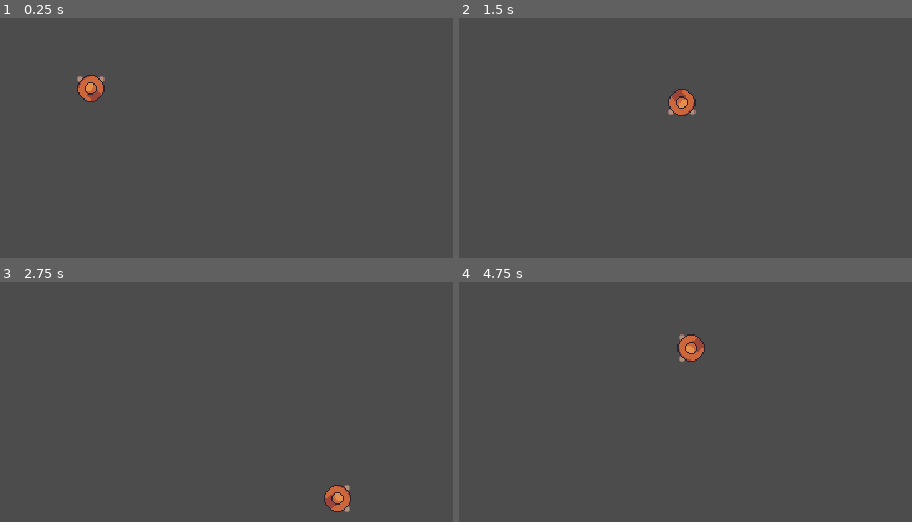
Above: before the commit, frames 1-4 (two rows, left to right).
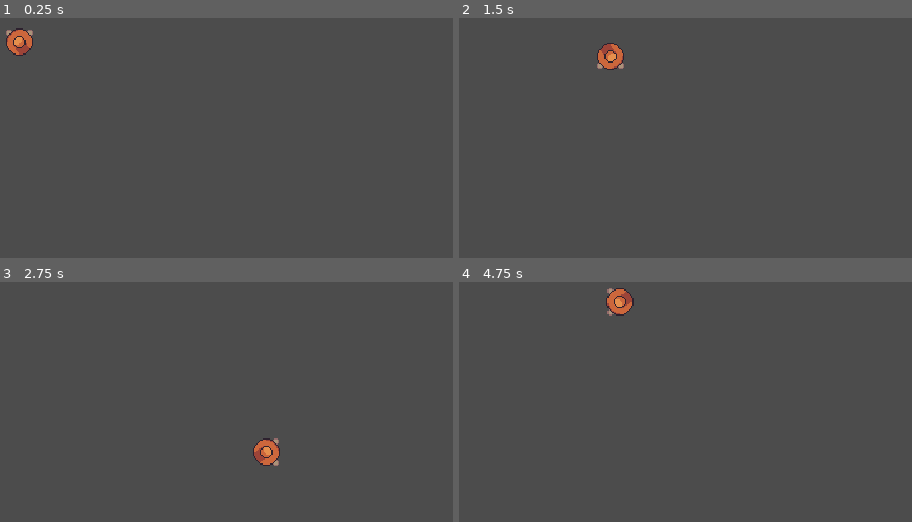
Above: after the commit, the same moments.

Repository: sanchez/into-the-deep
Game: Godot game, scene res://World.tscn
Two runs of this game, one before a commit and one after it. Both use one fixed random seed, a clock stepped at 60 frames per second and the inputs below.
Inputs:
- Up to frame 1 (0.25 s): no input
- Up to frame 2 (1.5 s): tap Enter at 0.5 s; hold Right (ui_right) 0.53-1.28 s; hold Down (ui_down) from 1.28 s (still down)
- Up to frame 3 (2.75 s): release Down (ui_down) at 2.03 s; hold Right (ui_right) from 2.03 s (still down)
- Up to frame 4 (4.75 s): release Right (ui_right) at 2.78 s; hold Up (ui_up) 2.78-3.53 s; hold Left (ui_left) from 3.53 s (still down)

The runs differ from the first frame. In frame 1, 1.1% of the frame differs, in the area x 1-24%, y 4-35%; in frame 2, 1.1%; in frame 3, 1.1%; in frame 4, 1.2%, in the area x 32-55%, y 2-34%.

Commit message:
Added in buffs and player health management

Diff:
--- a/World.tscn
+++ b/World.tscn
@@ -1,8 +1,7 @@
 [gd_scene load_steps=2 format=2]
 
-[ext_resource path="res://characters/BasePlayer.tscn" type="PackedScene" id=1]
+[ext_resource path="res://levels/Overworld.tscn" type="PackedScene" id=1]
 
 [node name="World" type="Node"]
 
-[node name="BasePlayer" parent="." instance=ExtResource( 1 )]
-position = Vector2( 111, 78 )
+[node name="Overworld" parent="." instance=ExtResource( 1 )]
--- a/characters/BasePlayer.tscn
+++ b/characters/BasePlayer.tscn
@@ -1,7 +1,8 @@
-[gd_scene load_steps=4 format=2]
+[gd_scene load_steps=5 format=2]
 
 [ext_resource path="res://characters/default.png" type="Texture" id=1]
 [ext_resource path="res://characters/BasePlayer.gd" type="Script" id=2]
+[ext_resource path="res://components/HealthStatus.tscn" type="PackedScene" id=3]
 
 [sub_resource type="RectangleShape2D" id=1]
 
@@ -13,3 +14,5 @@
 
 [node name="Sprite" type="Sprite" parent="."]
 texture = ExtResource( 1 )
+
+[node name="HealthStatus" parent="." instance=ExtResource( 3 )]
--- /dev/null
+++ b/components/Attack.tscn
@@ -0,0 +1,3 @@
+[gd_scene format=2]
+
+[node name="Attack" type="Node"]
--- /dev/null
+++ b/components/Buff.gd
@@ -0,0 +1,13 @@
+class_name Buff
+
+var key = "Base"
+var stack: int = 0
+
+func on_apply(health):
+	pass
+
+func on_damage(health):
+	pass
+
+func on_tick(health, delta: float):
+	pass
--- /dev/null
+++ b/components/Damage.gd
@@ -0,0 +1,4 @@
+class_name Damage
+
+var amount: float = 0
+var buffs: Array = []
--- /dev/null
+++ b/components/HealthStatus.gd
@@ -0,0 +1,29 @@
+extends Node
+class_name HealthStatus
+
+export (int) var MAX_HEALTH = 100
+
+var health: float = 0
+var applied_buffs = {}
+
+func _ready():
+	health = MAX_HEALTH
+
+func on_hit(damage: Damage):
+	var damage_amount = clamp(damage.amount, 0, MAX_HEALTH)
+	health -= damage_amount
+
+	for key in applied_buffs:
+		var buff = applied_buffs[key]
+		if buff is Buff:
+			buff.on_damage(self)
+
+	for x in damage.buffs:
+		if x is Buff:
+			x.on_apply(self)
+
+func _process(delta):
+	for key in applied_buffs:
+		var buff = applied_buffs[key]
+		if buff is Buff:
+			buff.on_tick(self, delta)
--- /dev/null
+++ b/components/HealthStatus.tscn
@@ -0,0 +1,6 @@
+[gd_scene load_steps=2 format=2]
+
+[ext_resource path="res://components/HealthStatus.gd" type="Script" id=1]
+
+[node name="HealthStatus" type="Node"]
+script = ExtResource( 1 )
--- /dev/null
+++ b/levels/Overworld.tscn
@@ -0,0 +1,8 @@
+[gd_scene load_steps=2 format=2]
+
+[ext_resource path="res://characters/BasePlayer.tscn" type="PackedScene" id=1]
+
+[node name="Overworld" type="Node"]
+
+[node name="BasePlayer" parent="." instance=ExtResource( 1 )]
+position = Vector2( 54, 41 )
--- a/project.godot
+++ b/project.godot
@@ -9,13 +9,31 @@
 config_version=4
 
 _global_script_classes=[ {
+"base": "Reference",
+"class": "Buff",
+"language": "GDScript",
+"path": "res://components/Buff.gd"
+}, {
+"base": "Reference",
+"class": "Damage",
+"language": "GDScript",
+"path": "res://components/Damage.gd"
+}, {
 "base": "KinematicBody2D",
 "class": "Enemy",
 "language": "GDScript",
 "path": "res://enemies/Enemy.gd"
+}, {
+"base": "Node",
+"class": "HealthStatus",
+"language": "GDScript",
+"path": "res://components/HealthStatus.gd"
 } ]
 _global_script_class_icons={
-"Enemy": ""
+"Buff": "",
+"Damage": "",
+"Enemy": "",
+"HealthStatus": ""
 }
 
 [application]
